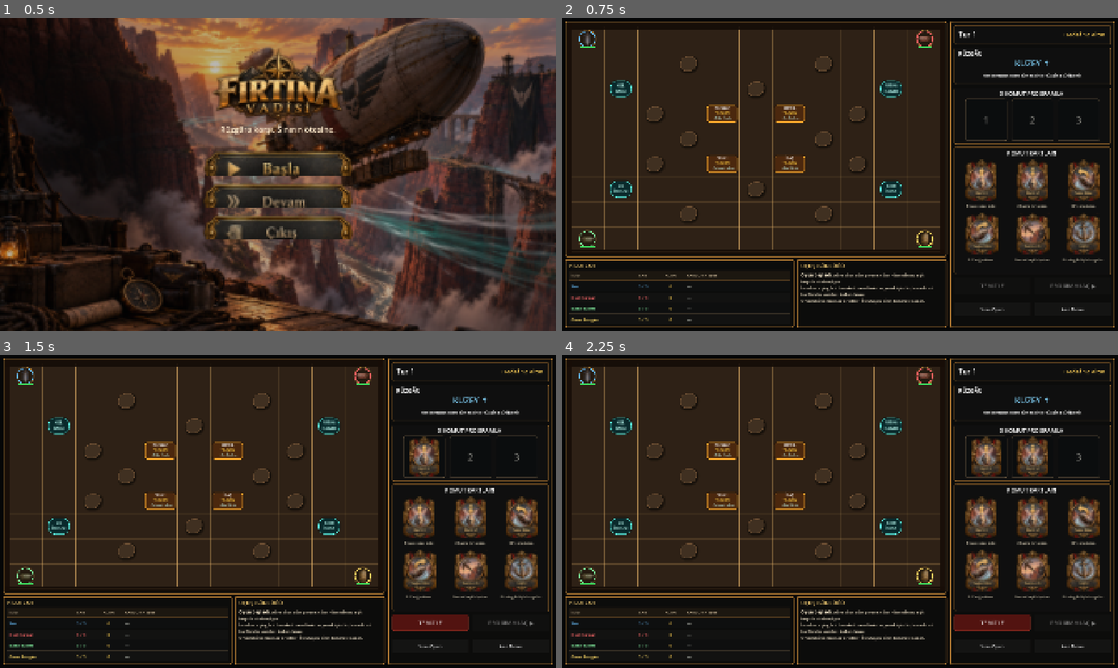
Above: before the commit, frames 1-4 (two rows, left to right).
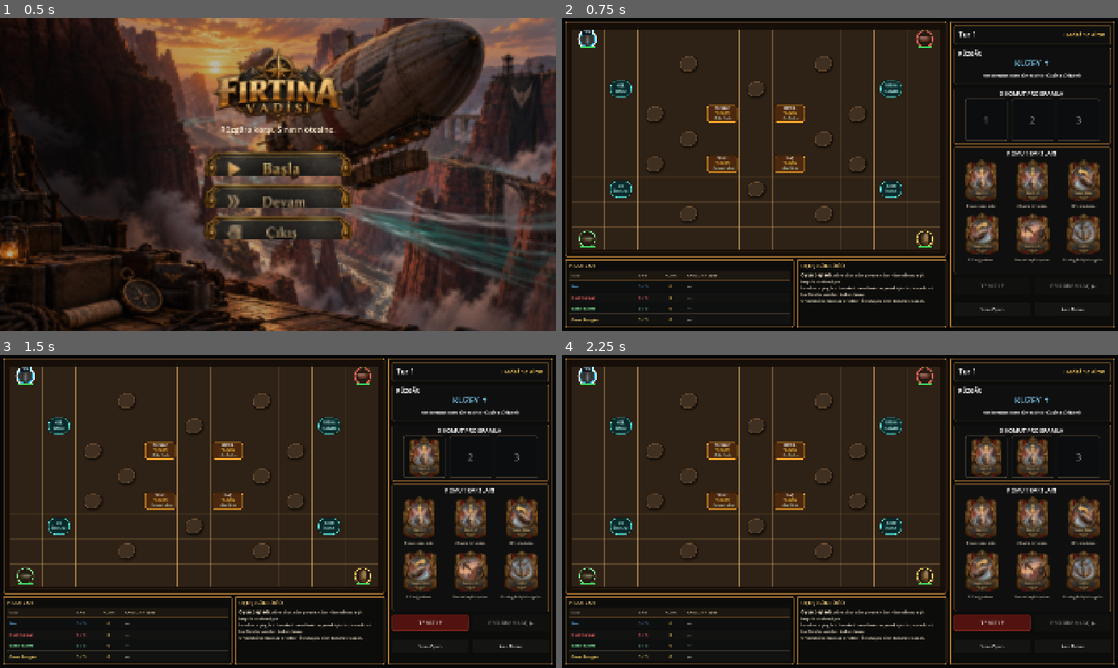
Above: after the commit, the same moments.

Repository: SerkanAydin06/Firtina-Vadisi
Game: Godot game, scene res://scenes/main.tscn
Two runs of this game, one before a commit and one after it. Both use one fixed random seed, a clock stepped at 60 frames per second and the inputs below.
Inputs (mouse positions are in pixels of both pictures, inside the frame that each line leads up to):
- Up to frame 1 (0.5 s): no input
- Up to frame 2 (0.75 s): click (840, 161) at 0.5 s
- Up to frame 3 (1.5 s): click (417, 517) at 1.25 s
- Up to frame 4 (2.25 s): click (1034, 517) at 2 s

Frame 1 is identical in both runs. In frame 2, 0.1% of the frame differs, in the area x 2-66%, y 3-69%; in frame 3, 0.1%; in frame 4, 0.1%.

Commit message:
Oyuncu gemisini oyun alaninda belirginlestir

Diff:
--- a/scripts/airship_token.gd
+++ b/scripts/airship_token.gd
@@ -29,6 +29,10 @@
 	set(value):
 		has_cargo = value
 		queue_redraw()
+@export var highlight_human_player: bool = true:
+	set(value):
+		highlight_human_player = value
+		queue_redraw()
 
 func _ready() -> void:
 	mouse_filter = Control.MOUSE_FILTER_IGNORE
@@ -52,13 +56,20 @@
 	var center: Vector2 = size * 0.5
 	var ring_radius: float = s * 0.39
 	var texture: Texture2D = SHIP_TEXTURES.get(player_id, null)
+	var is_human_ship: bool = highlight_human_player and player_id == 1
 
-	draw_circle(center, ring_radius * 1.04, Color(0.03, 0.025, 0.02, 0.32))
-	draw_arc(center, ring_radius, 0.0, TAU, 36, body_color.lightened(0.12), 3.0, true)
+	if is_human_ship:
+		draw_circle(center, s * 0.455, Color(0.15, 0.76, 1.0, 0.13))
+		draw_arc(center, s * 0.435, 0.0, TAU, 48, Color(0.92, 0.99, 1.0, 1.0), 5.0, true)
+		draw_arc(center, s * 0.365, 0.0, TAU, 48, Color(0.12, 0.72, 1.0, 1.0), 3.0, true)
+	else:
+		draw_circle(center, ring_radius * 1.04, Color(0.03, 0.025, 0.02, 0.32))
+		draw_arc(center, ring_radius, 0.0, TAU, 36, body_color.lightened(0.12), 3.0, true)
+
 	if texture != null:
 		var tex_size: Vector2 = texture.get_size()
-		var max_extent: float = s * 0.72
-		var draw_scale: float = minf(max_extent / tex_size.x, max_extent / tex_size.y)
+		var max_extent: float = s * 0.70
+		var draw_scale: float = minf(max_extent / maxf(tex_size.x, 1.0), max_extent / maxf(tex_size.y, 1.0))
 		var target_size: Vector2 = tex_size * draw_scale
 		var angle: float = deg_to_rad(float(facing) * 90.0)
 		draw_set_transform(center, angle, Vector2.ONE)
@@ -66,6 +77,15 @@
 		draw_set_transform(Vector2.ZERO, 0.0, Vector2.ONE)
 	else:
 		draw_circle(center, ring_radius * 0.72, body_color)
+
+	if is_human_ship:
+		var badge_width: float = s * 0.54
+		var badge_height: float = maxf(18.0, s * 0.19)
+		var badge_rect := Rect2(center.x - badge_width * 0.5, 2.0, badge_width, badge_height)
+		draw_rect(badge_rect, Color(0.015, 0.075, 0.11, 0.96), true)
+		draw_rect(badge_rect, Color(0.72, 0.96, 1.0, 1.0), false, 2.0)
+		var badge_font_size: int = maxi(11, int(s * 0.13))
+		draw_string(ThemeDB.fallback_font, badge_rect.position + Vector2(0.0, badge_rect.size.y * 0.73), "SEN", HORIZONTAL_ALIGNMENT_CENTER, badge_rect.size.x, badge_font_size, Color(0.95, 1.0, 1.0, 1.0))
 
 	if has_cargo:
 		var cargo_rect := Rect2(center.x + s * 0.13, center.y + s * 0.12, s * 0.17, s * 0.17)
